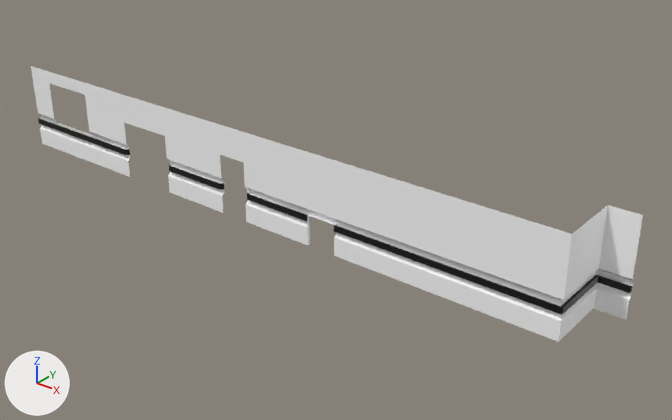
An edit to the Blender file vongott/Assets/Mesh/Walls/wall_handrail_1.blend, drawn before and after from the same camera.
One viewpoint serves both versions: a 50 mm camera at (12.88, -18.61, 12.97) aimed at (-3.31, 1.62, 0.42). The lights are fixed; the arrows at lower left show +X, +Y and +Z.

Objects in the first picture: 'wall_handrail_1_airduct', 'wall_handrail_1_center', 'wall_handrail_1_corner_270', 'wall_handrail_1_corner_90', 'wall_handrail_1_door_double', 'wall_handrail_1_door_single', 'wall_handrail_1_window'.
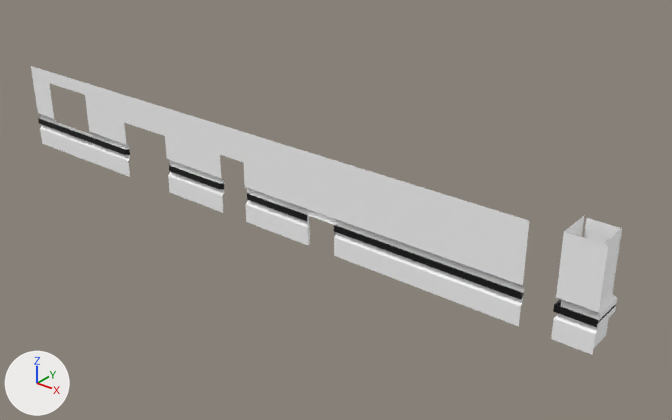
Pixel boxes [x1, y1, x2, y2] of what changed, in the pictures (672 x 420 px):
```json
{"object": "wall_handrail_1_corner_90", "change": "turned", "before": [519, 218, 592, 342], "after": [551, 216, 608, 355]}
{"object": "wall_handrail_1_corner_270", "change": "moved, turned", "before": [578, 205, 643, 323], "after": [584, 218, 622, 349]}
```

The change, as JSON lines over the scene's bpy script:
```json
{"op": "set", "path": "ob_wall_handrail_1_corner_270.location", "old": "(5.0, 2.0, 0.0)", "new": "(6.0, 1.0, 0.0)"}
{"op": "set", "path": "ob_wall_handrail_1_corner_270.rotation_euler", "old": "(1.571, 0.0, 1.571)", "new": "(1.571, 0.0, 0.0)", "note": "degrees (90, 0, 90) -> degrees (90, 0, 0)"}
{"op": "set", "path": "ob_wall_handrail_1_corner_90.rotation_euler", "old": "(1.571, 0.0, 1.571)", "new": "(1.571, 0.0, 0.0)", "note": "degrees (90, 0, 90) -> degrees (90, 0, 0)"}
```
